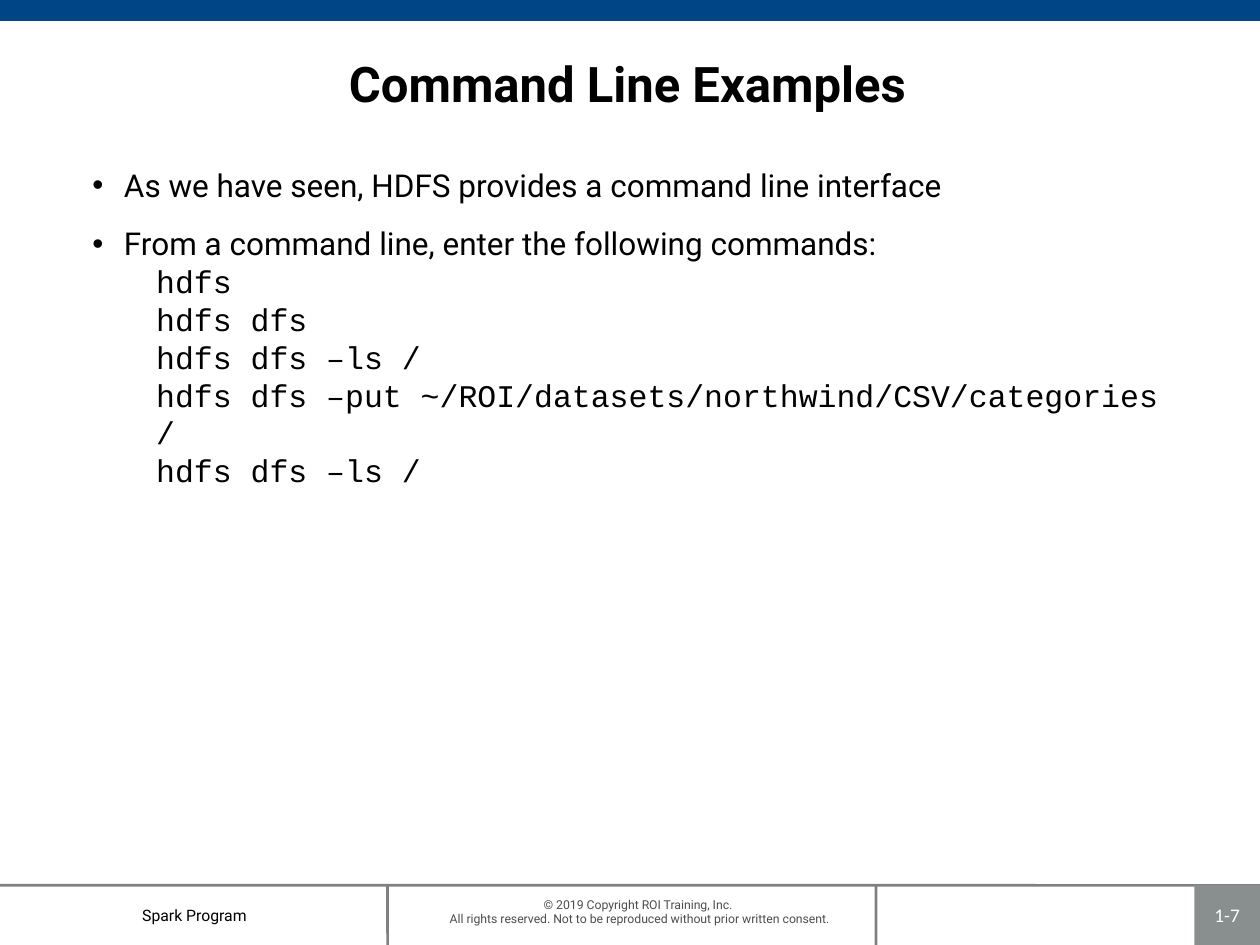
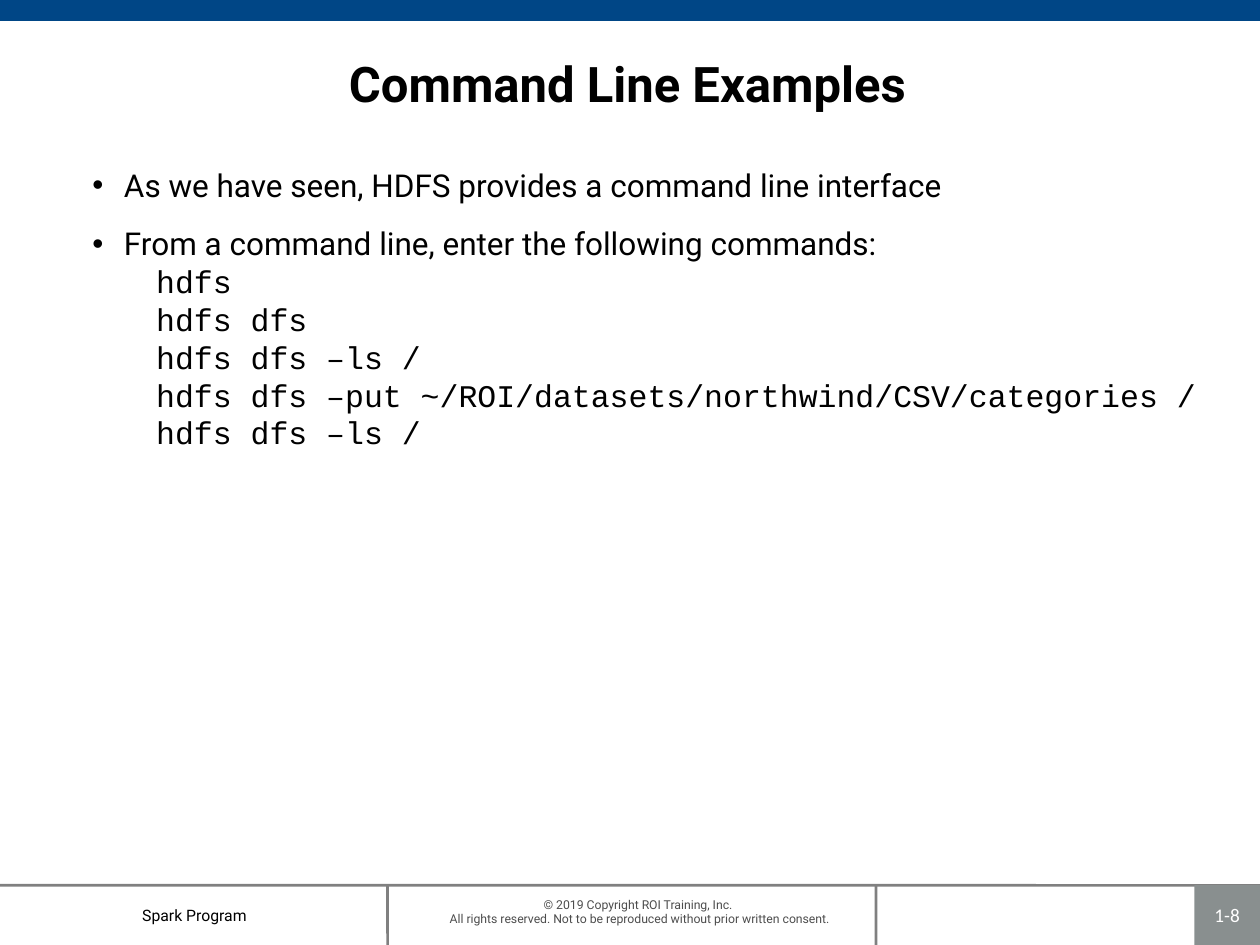
Before and after one commit to roitraining/SparkProgram, a slide deck: slide 8 of Day1/Ch01 HDFS.pptx (slide 7 before the commit). Drawn at 1260x945 pixels with LibreOffice and Linux fonts; fonts in the diff are those of the drawing; background and template pictures are left out. Boxes give left, top, right and bottom in pixels: in the first picture for what was removed or moved away, otherwise in the second. Text is boxed around its words. In the diff, an @@ line names an element or a change of style, - is before the commit and + after.

```diff
--- a/Day1/Ch01 HDFS.pptx
+++ b/Day1/Ch01 HDFS.pptx
@@ text "As we have seen, HDFS ..." rewrapped from (124,173,1158,483) to (124,173,1158,445) @@
@@ page number at (1214,909,1239,922): text changed @@
-1-7
+1-8
```
Also in this commit, not shown: 1 other slide changed, 1 slide added, 1 other file.
